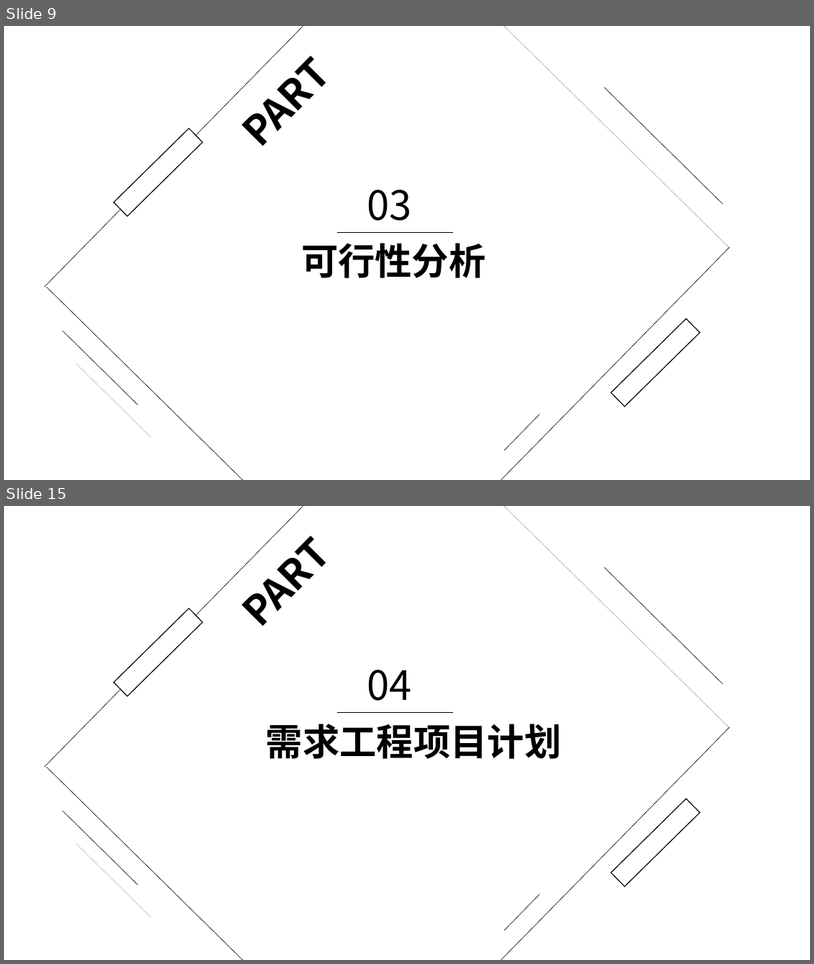
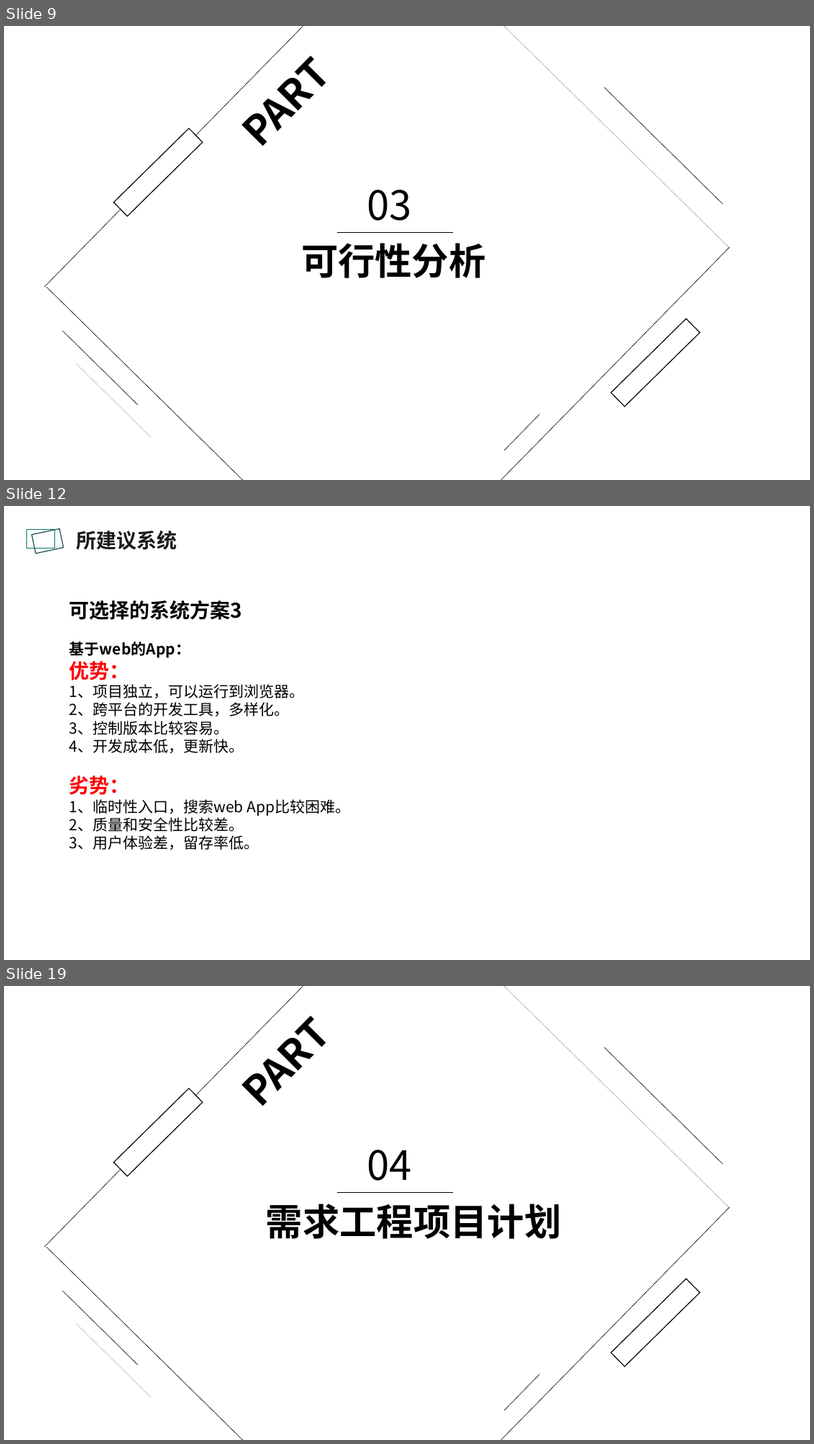
Before and after one commit to PRD2018-G10/TeachingAssistWebsiteProject, a slide deck: 受控文档/2.需求工程项目计划/PRD2018-G10-需求工程项目计划评审.pptx. Shown one above the other, each under a label of ours: slides 9 and 15 before the commit, slides 9, 12 and 19 after it; the slides between them are not shown. The pictures are 814x964 and 814x1444 pixels, drawn with LibreOffice and Linux fonts; fonts in the diff are those of the drawing; background and template pictures are left out. Boxes give left, top, right and bottom in pixels: in the first picture for what was removed or moved away, otherwise in the second. Text is boxed around its words. In the diff, an @@ line names an element or a change of style, - is before the commit and + after.

Commit message:
更新了WBS，需求工程项目计划

```diff
--- a/受控文档/2.需求工程项目计划/PRD2018-G10-需求工程项目计划评审.pptx
+++ b/受控文档/2.需求工程项目计划/PRD2018-G10-需求工程项目计划评审.pptx
@@ slide 12 added at [4, 506, 810, 960], background picture (left out) @@
@@ rectangle added at [26, 529, 55, 548], outline #0A7A64 1 pt @@
@@ rectangle added at [32, 529, 64, 554], outline #184858 1 pt @@
@@ text added at [76, 530, 177, 550], 24 pt, text #1A1A1A, bold @@
+所建议系统
@@ text added at [70, 600, 351, 849], 18 pt, text #000000 @@
+可选择的系统方案3
+基于web的App：
+优势：
+1、项目独立，可以运行到浏览器。
+2、跨平台的开发工具，多样化。
+3、控制版本比较容易。
+4、开发成本低，更新快。
+劣势：
+1、临时性入口，搜索web App比较困难。
+2、质量和安全性比较差。
+3、用户体验差，留存率低。
@@ what was slide 15 is now slide 19 @@
```
Also in this commit, not shown: 5 slides changed, 4 other slides added, 3 other files.
